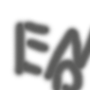
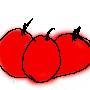
Before/after of a 90px x 90px layered artwork. What changed in the layer stack:
added layer "bombe" above "Calque 0" over [0, 18, 90, 89]
added layer "Calque 0" over [0, 17, 90, 90]
